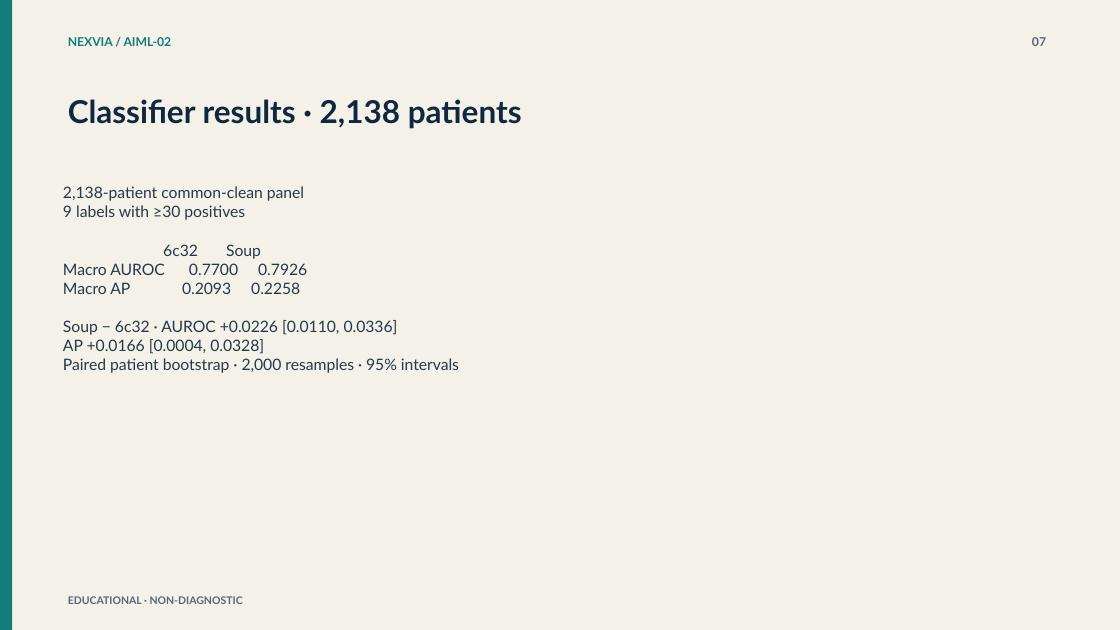
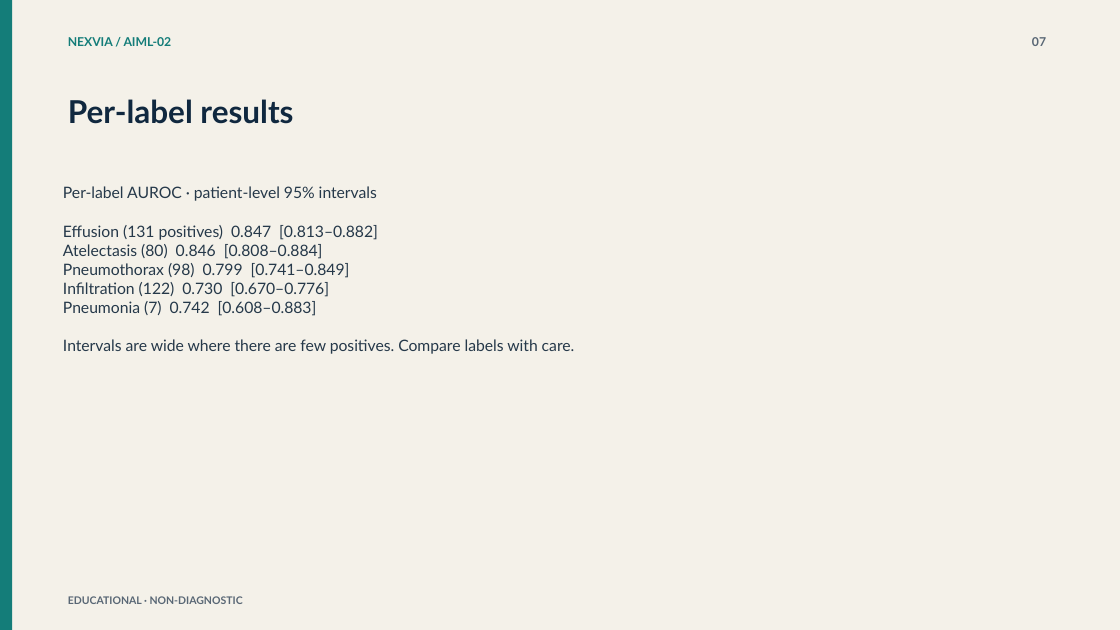
Before and after one commit to ram15x/nexvia-aiml-internship, a slide deck: slide 7 of AIML-02/deliverables/Medical_Imaging_AI_Review_Platform.pptx. Drawn at 1120x630 pixels with LibreOffice and Linux fonts; fonts in the diff are those of the drawing. Boxes give left, top, right and bottom in pixels: in the first picture for what was removed or moved away, otherwise in the second. Text is boxed around its words. In the diff, an @@ line names an element or a change of style, - is before the commit and + after.

Commit message:
Update presentation to the verified results
Replace the earlier development-panel figures and the 0.8327 spleen
validation Dice with the 999-image classifier subset (macro AUROC 0.7967,
per-label intervals) and the reported held-out spleen Dice 0.3272. The
reflection slide is unchanged for the student to complete.

```diff
--- a/AIML-02/deliverables/Medical_Imaging_AI_Review_Platform.pptx
+++ b/AIML-02/deliverables/Medical_Imaging_AI_Review_Platform.pptx
@@ text at (68,99,293,124): text changed @@
-Classifier results · 2,138 patients
+Per-label results
@@ text at (63,186,575,354): text changed @@
-2,138-patient common-clean panel
-9 labels with ≥30 positives
-6c32 Soup
-Macro AUROC 0.7700 0.7926
-Macro AP 0.2093 0.2258
-Soup − 6c32 · AUROC +0.0226 [0.0110, 0.0336]
-AP +0.0166 [0.0004, 0.0328]
-Paired patient bootstrap · 2,000 resamples · 95% intervals
+Per-label AUROC · patient-level 95% intervals
+Effusion (131 positives) 0.847 [0.813–0.882]
+Atelectasis (80) 0.846 [0.808–0.884]
+Pneumothorax (98) 0.799 [0.741–0.849]
+Infiltration (122) 0.730 [0.670–0.776]
+Pneumonia (7) 0.742 [0.608–0.883]
+Intervals are wide where there are few positives. Compare labels with care.
```
Also in this commit, not shown: 5 other slides changed.
